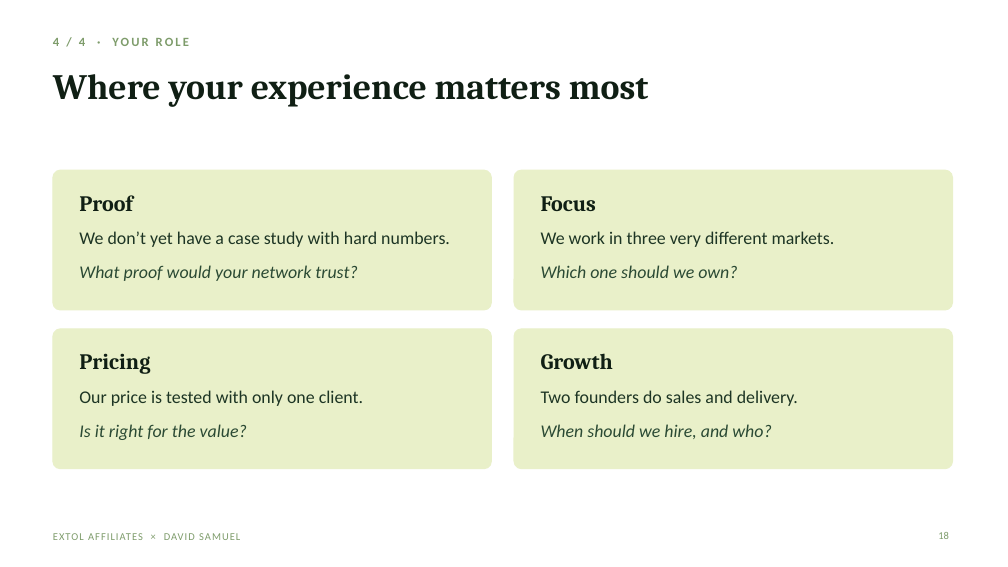
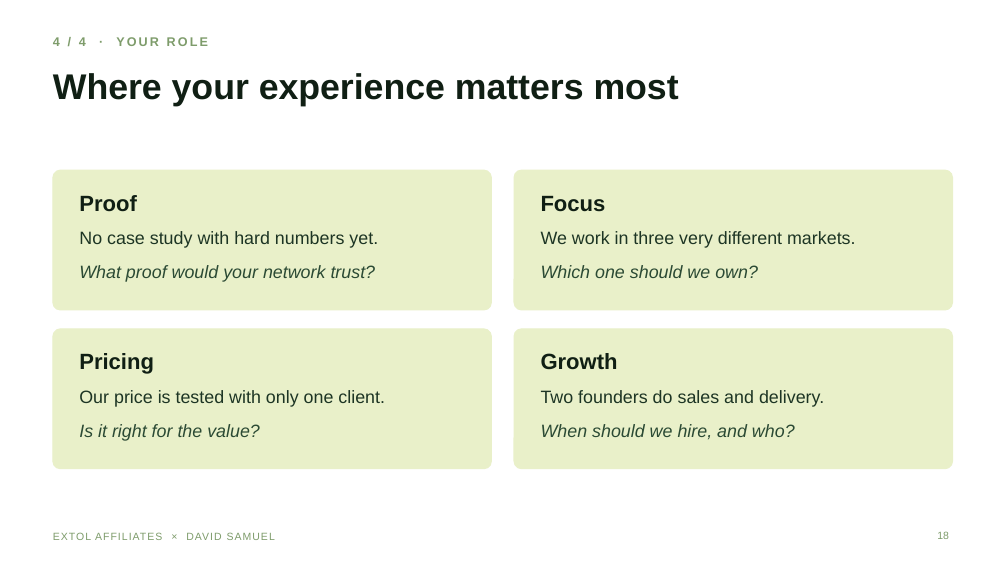
Before and after one commit to extolaffiliates/sales, a slide deck: slide 18 of decks/david-samuel/Extol-x-David-Samuel-Advisory-Briefing.pptx. Drawn at 1008x567 pixels with LibreOffice and Linux fonts; fonts in the diff are those of the drawing. Boxes give left, top, right and bottom in pixels: in the first picture for what was removed or moved away, otherwise in the second. Text is boxed around its words. In the diff, an @@ line names an element or a change of style, - is before the commit and + after.

```diff
--- a/decks/david-samuel/Extol-x-David-Samuel-Advisory-Briefing.pptx
+++ b/decks/david-samuel/Extol-x-David-Samuel-Advisory-Briefing.pptx
@@ text at [79,231,378,248]: text changed; font Calibri to Arial @@
-We don’t yet have a case study with hard numbers.
+No case study with hard numbers yet.
@@ font Cambria to Arial in 5 elements at [53,73,679,107], [79,195,137,212], [541,196,606,212], [79,353,154,374], [541,353,618,370] @@
@@ font Calibri to Arial in 10 elements at [53,37,208,46], [79,265,376,282], [541,231,856,248], [541,265,758,278], [79,390,385,407], [79,424,260,441], [541,390,824,407], [541,424,795,439], [937,531,949,539], [53,532,275,540] @@
```
Also in this commit, not shown: 20 other slides changed, 1 other file.
